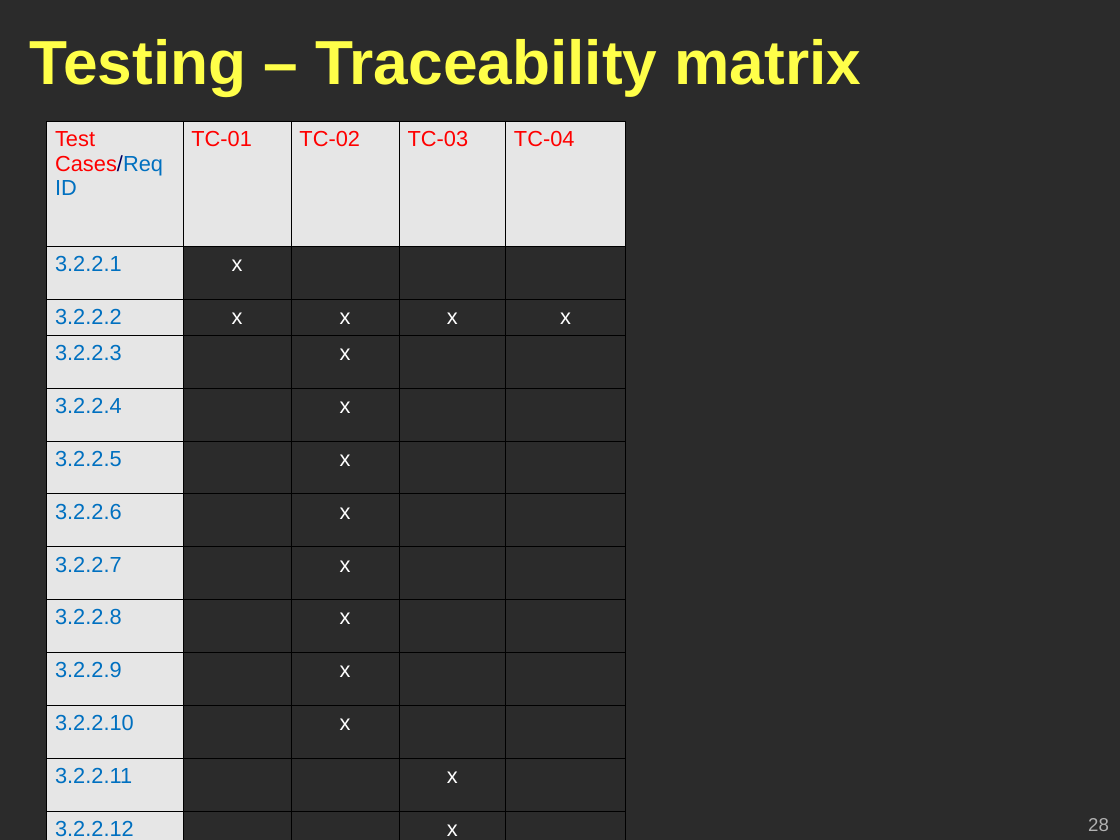
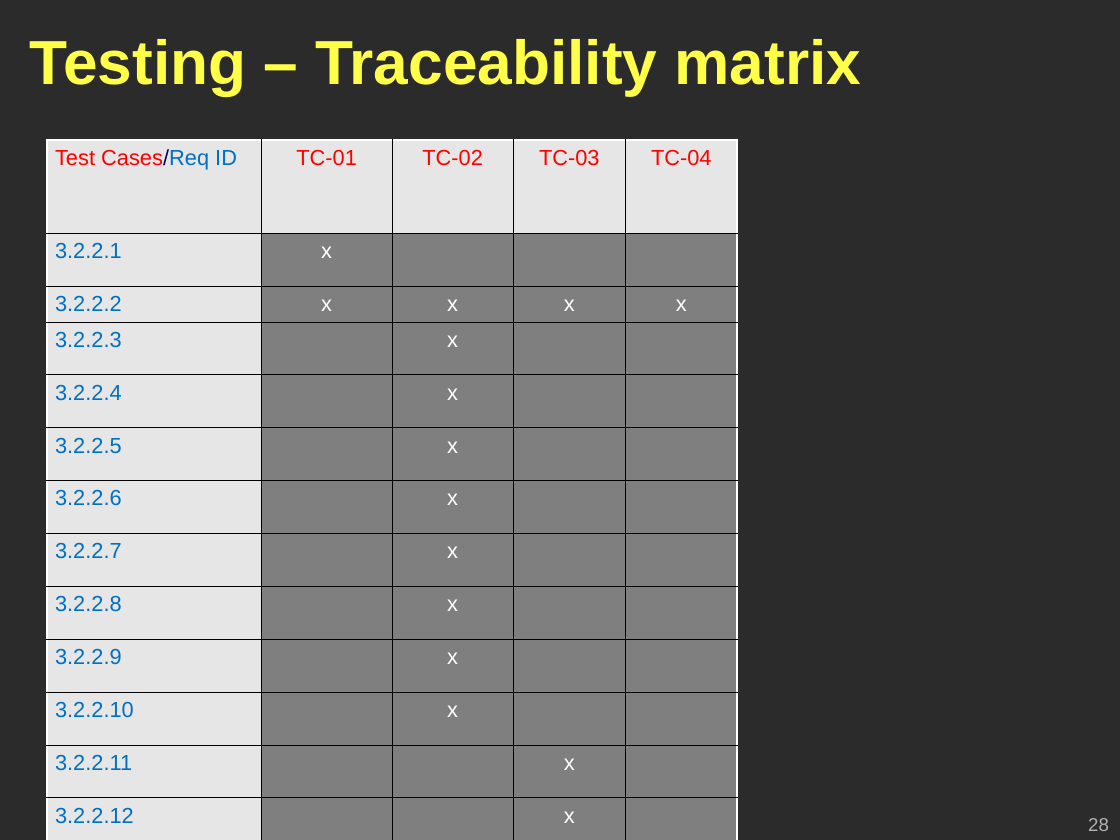
Before and after one commit to Geoffsc/psu-edu-sweng500, a slide deck: slide 28 of docs/presentation/sweng500-carpool-presentation.ppt. Drawn at 1120x840 pixels with LibreOffice and Linux fonts; fonts in the diff are those of the drawing; background and template pictures are left out; a plain dark background stands for a picture behind light text. Boxes give left, top, right and bottom in pixels: in the first picture for what was removed or moved away, otherwise in the second. Text is boxed around its words. In the diff, an @@ line names an element or a change of style, - is before the commit and + after.

Commit message:
Fill in background on tables.

```diff
--- a/docs/presentation/sweng500-carpool-presentation.ppt
+++ b/docs/presentation/sweng500-carpool-presentation.ppt
@@ table at [47,140,738,828] @@
@@ fill none to #7F7F7F in 25 cells @@
@@ alignment left to centre @@
@@ borders changed @@
@@ table: place and size @@
-table at [47,121,626,840]
+table at [47,140,738,828]
```
Also in this commit, not shown: 3 other slides changed.
